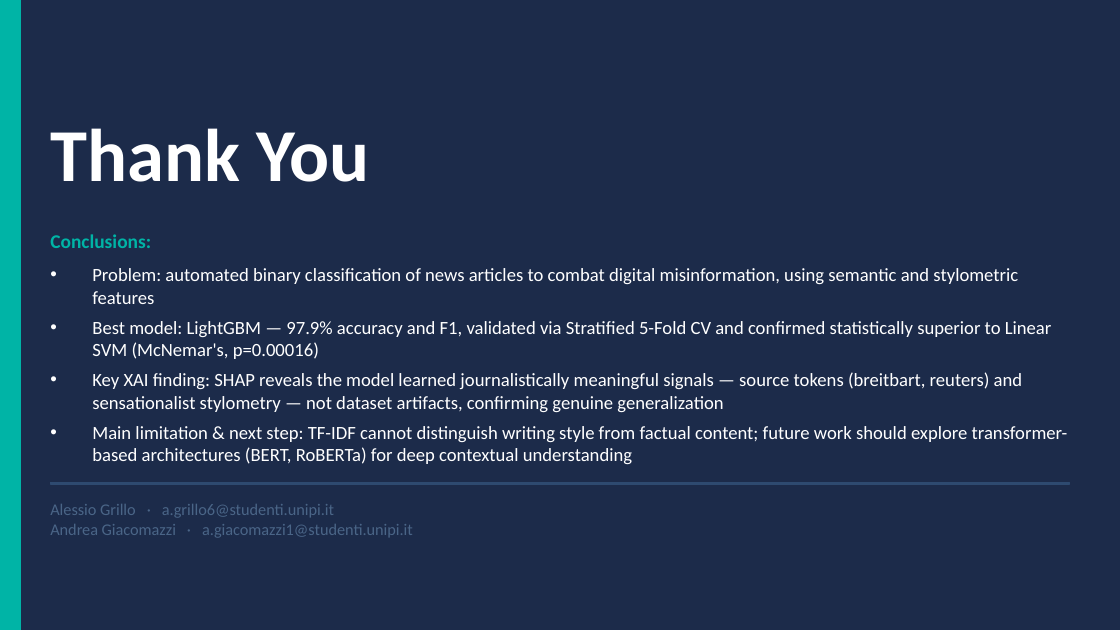
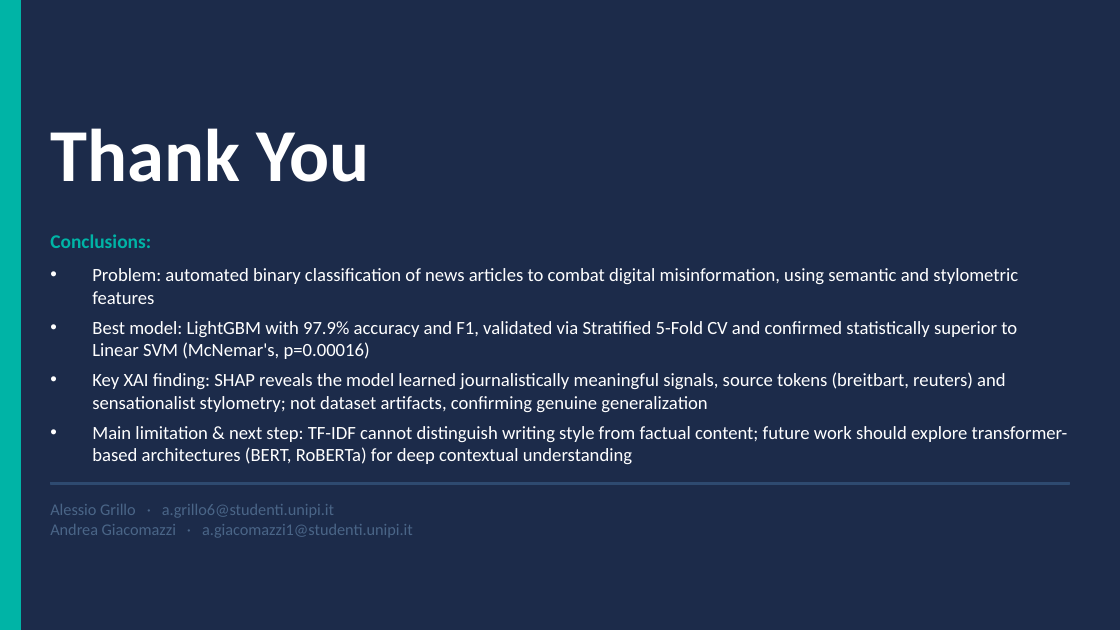
Before and after one commit to jackomazi/data-mining-and-machine-learning-project, a slide deck: slide 15 of project_presentation_template.pptx (slide 16 before the commit). Drawn at 1120x630 pixels with LibreOffice and Linux fonts; fonts in the diff are those of the drawing. Boxes give left, top, right and bottom in pixels: in the first picture for what was removed or moved away, otherwise in the second. Text is boxed around its words. In the diff, an @@ line names an element or a change of style, - is before the commit and + after.

```diff
--- a/project_presentation_template.pptx
+++ b/project_presentation_template.pptx
@@ text at box(92, 321, 1017, 412): text changed @@
-• Best model: LightGBM — 97.9% accuracy and F1, validated via Stratified 5-Fold CV and confirmed statistically superior to Linear SVM (McNemar's, p=0.00016)
-• Key XAI finding: SHAP reveals the model learned journalistically meaningful signals — source tokens (breitbart, reuters) and sensationalist stylometry — not dataset artifacts, confirming genuine generalization
+• Best model: LightGBM with 97.9% accuracy and F1, validated via Stratified 5-Fold CV and confirmed statistically superior to Linear SVM (McNemar's, p=0.00016)
+• Key XAI finding: SHAP reveals the model learned journalistically meaningful signals, source tokens (breitbart, reuters) and sensationalist stylometry; not dataset artifacts, confirming genuine generalization
```
Also in this commit, not shown: 11 other slides changed, 1 slide removed, 1 other file.
